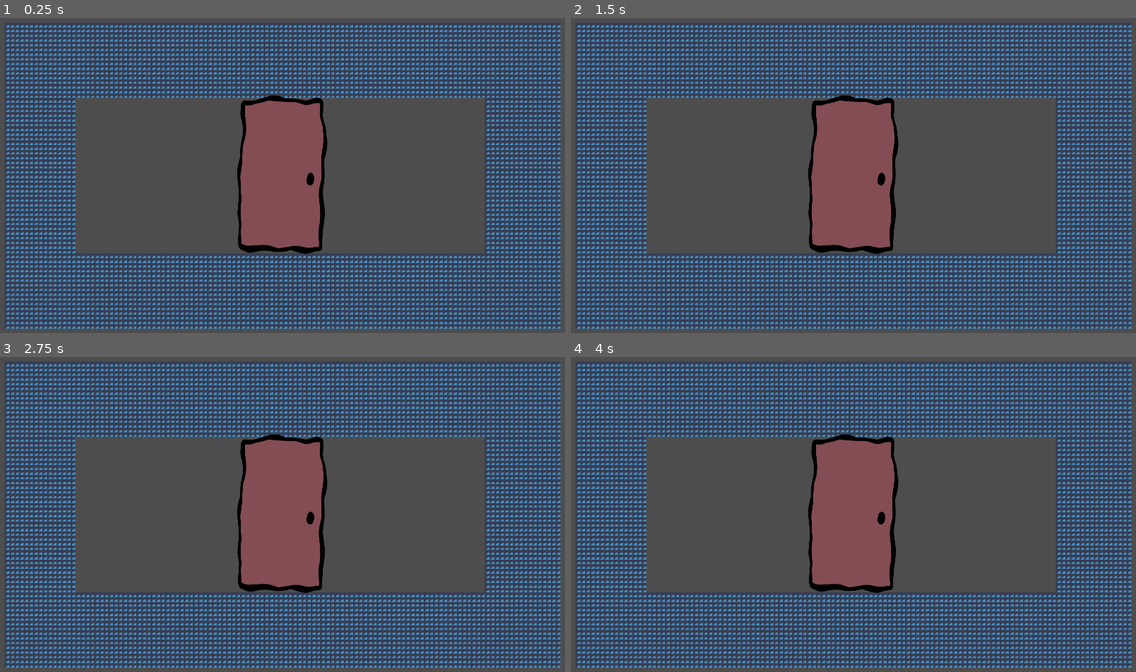
Above: before the commit, frames 1-4 (two rows, left to right).
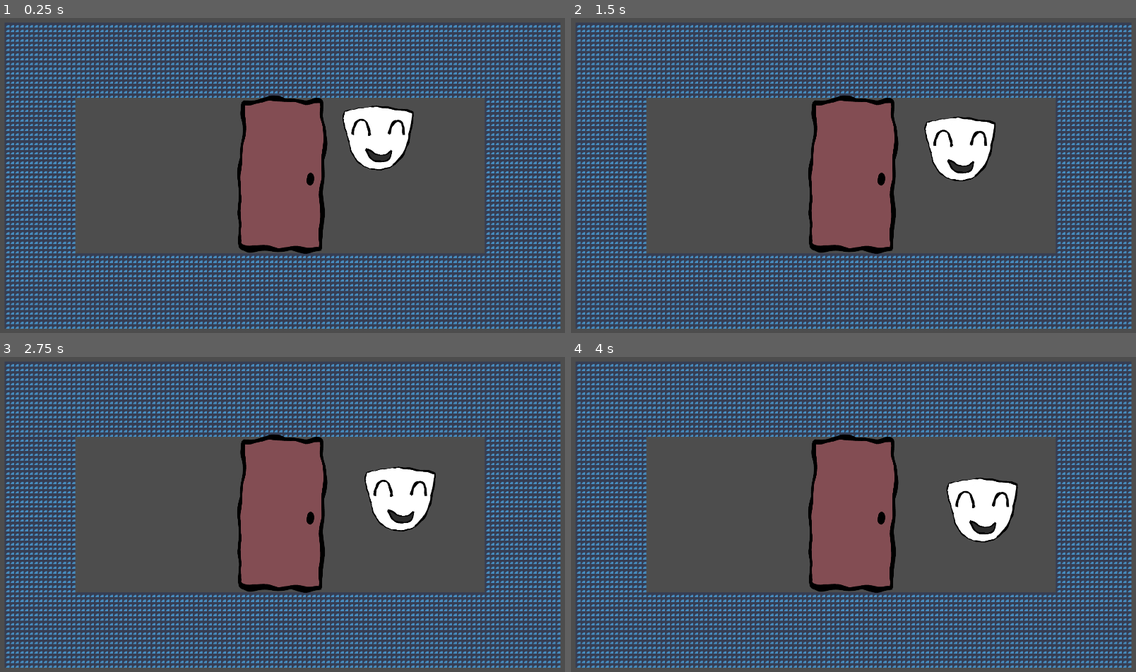
Above: after the commit, the same moments.

Repository: razzius/Masks2026
Game: Godot game, scene res://scenes/Stages/Stage1.tscn
The game is run twice, just before and just after one commit, with the same random seed, the same clock (stepped at 60 frames per second) and the same inputs. This scene is started directly instead of the project's main scene. The engine's default icon, where the game draws it, is replaced by a stand-in: a white triangle on a blue panel in a dark square.
Inputs:
- Up to frame 1 (0.25 s): no input
- Up to frame 2 (1.5 s): tap Enter (ui_accept) at 0.5, 0.77 s; hold Right (Right) 0.53-1.28 s; hold Left (ui_left) from 1.28 s (still down)
- Up to frame 3 (2.75 s): tap Enter (ui_accept) at 1.52 s; release Left (ui_left) at 2.03 s; hold Right (Right) from 2.03 s (still down)
- Up to frame 4 (4 s): tap Enter (ui_accept) at 3.02, 3.77 s; release Right (Right) at 3.53 s; hold Left (ui_left) from 3.53 s (still down)

The runs differ from the first frame. In frame 1, 2.0% of the frame differs, in the area x 60-74%, y 27-49%; in frame 2, 2.0%; in frame 3, 2.0%; in frame 4, 2.0%.

Commit message:
Rename razzi_test to mask cause it's just the mask

Diff:
--- a/scenes/Stages/Stage1.tscn
+++ b/scenes/Stages/Stage1.tscn
@@ -2,6 +2,7 @@
 
 [ext_resource type="Texture2D" uid="uid://4q335xxs2p" path="res://icon.svg" id="1_nbqlh"]
 [ext_resource type="PackedScene" uid="uid://e625levok1c3" path="res://Assets/Gate.tscn" id="2_oqog7"]
+[ext_resource type="PackedScene" uid="uid://bxkpmfiyt8o2f" path="res://scenes/mask.tscn" id="3_q4r7y"]
 
 [sub_resource type="TileSetAtlasSource" id="TileSetAtlasSource_oqog7"]
 texture = ExtResource("1_nbqlh")
@@ -82,3 +83,6 @@
 [node name="Gate" parent="." unique_id=1733791318 instance=ExtResource("2_oqog7")]
 position = Vector2(961, 533)
 scale = Vector2(0.75, 1)
+
+[node name="Mask" parent="." unique_id=1359150612 instance=ExtResource("3_q4r7y")]
+position = Vector2(1278, 401)
--- /dev/null
+++ b/scenes/mask.tscn
@@ -0,0 +1,16 @@
+[gd_scene format=3 uid="uid://bxkpmfiyt8o2f"]
+
+[ext_resource type="Script" uid="uid://dhrgt8k40l657" path="res://scripts/area_2d_bounce.gd" id="1_rv8xw"]
+[ext_resource type="Texture2D" uid="uid://bivr2khgssmkh" path="res://art/happymask.png" id="2_0d8jk"]
+
+[node name="Mask" type="Node2D" unique_id=1359150612]
+
+[node name="Area2D" type="Area2D" parent="." unique_id=881163624]
+script = ExtResource("1_rv8xw")
+metadata/_edit_group_ = true
+
+[node name="Sprite2D" type="Sprite2D" parent="Area2D" unique_id=1437822850]
+texture = ExtResource("2_0d8jk")
+
+[node name="CollisionPolygon2D" type="CollisionPolygon2D" parent="Area2D" unique_id=687088489]
+polygon = PackedVector2Array(0, -107, 118, -89, 105, 0, 84, 58, 51, 92, 0, 108, -53, 93, -84, 60, -104, 0, -121, -92)
--- a/scenes/razzi_test.tscn
+++ /dev/null
@@ -1,20 +0,0 @@
-[gd_scene format=3 uid="uid://blrdngnd2jot6"]
-
-[ext_resource type="Script" uid="uid://dhrgt8k40l657" path="res://scripts/area_2d_bounce.gd" id="2_bwjsp"]
-[ext_resource type="Texture2D" uid="uid://bivr2khgssmkh" path="res://art/happymask.png" id="2_vtaw1"]
-
-[sub_resource type="RectangleShape2D" id="RectangleShape2D_vtaw1"]
-
-[node name="RazziTest" type="Node2D" unique_id=1359150612]
-
-[node name="Node2D" type="Node2D" parent="." unique_id=581954685]
-
-[node name="Area2D" type="Area2D" parent="." unique_id=881163624]
-script = ExtResource("2_bwjsp")
-
-[node name="Sprite2D" type="Sprite2D" parent="Area2D" unique_id=1437822850]
-position = Vector2(184, 159)
-texture = ExtResource("2_vtaw1")
-
-[node name="CollisionShape2D" type="CollisionShape2D" parent="Area2D" unique_id=225758367]
-shape = SubResource("RectangleShape2D_vtaw1")
